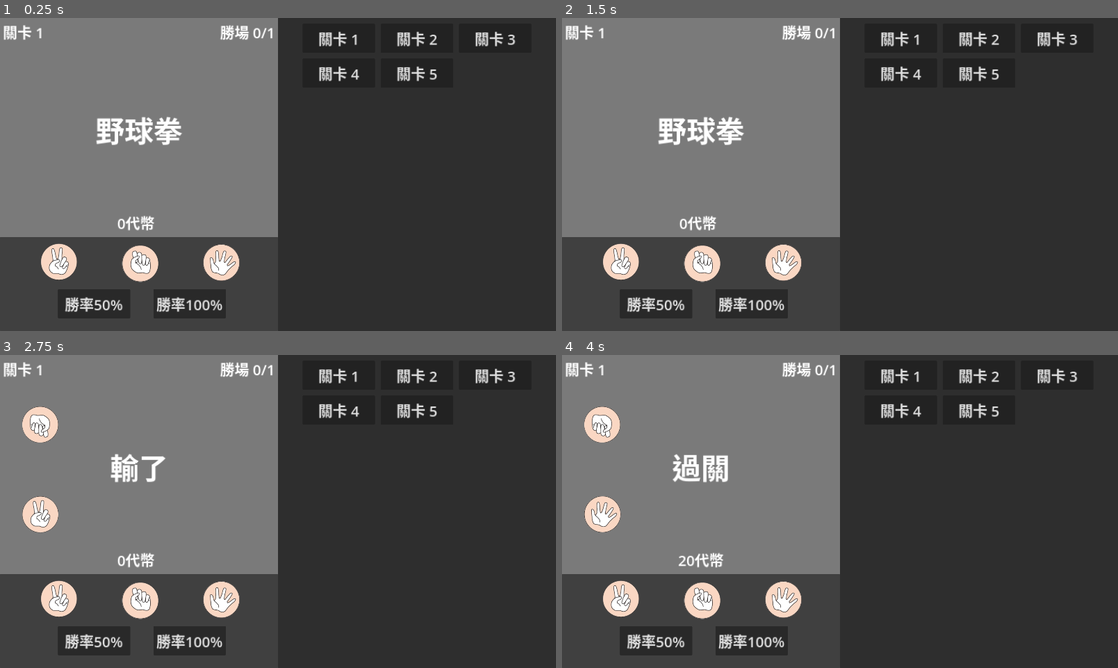
Above: before the commit, frames 1-4 (two rows, left to right).
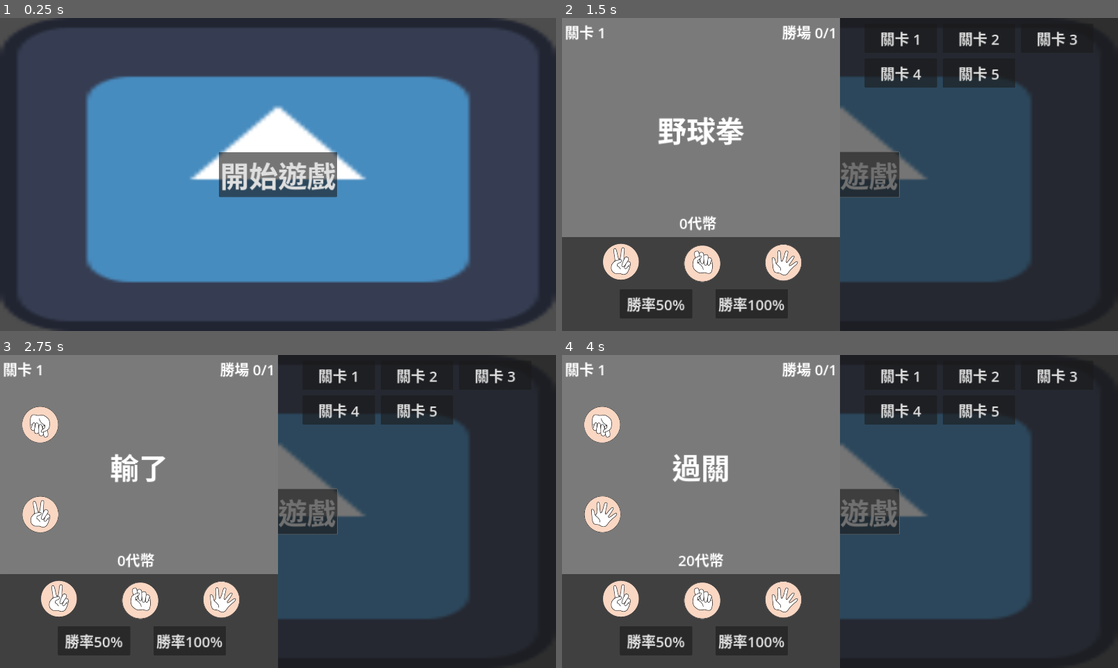
Above: after the commit, the same moments.

Repository: sharkwvt/moragame
Game: Godot game, scene res://start.tscn
Two runs of this game, one before a commit and one after it. Both use one fixed random seed, a clock stepped at 60 frames per second and the inputs below. Before the commit the project starts from res://game.tscn. The engine's default icon, where the game draws it, is replaced by a stand-in: a white triangle on a blue panel in a dark square.
Inputs (mouse positions are in pixels of both pictures, inside the frame that each line leads up to):
- Up to frame 1 (0.25 s): no input
- Up to frame 2 (1.5 s): click (840, 174) at 0.5 s, where only the run after the commit has a clickable "開始遊戲"; click (840, 174) at 1.25 s, where only the run after the commit has a clickable "開始遊戲"
- Up to frame 3 (2.75 s): click (61, 599) at 2 s
- Up to frame 4 (4 s): click (701, 599) at 2.75 s; click (784, 599) at 3.5 s

The runs differ from the first frame. In frame 1, 88% of the frame differs, in the area x 0-100%, y 0-100%; in frame 2, 21%; in frame 3, 21%; in frame 4, 21%.

Commit message:
新增steam腳本

Diff:
--- /dev/null
+++ b/data.gd
@@ -0,0 +1,38 @@
+extends Node
+
+var game_scene = preload("res://game.tscn").instantiate()
+
+var this_platform: String = "steam"
+var steam_api: Object = null
+var steam_id: int
+var steam_name: String
+
+func start_game():
+	get_tree().root.add_child(game_scene)
+
+# steam 初始化
+func initialize_steam() -> void:
+	this_platform = "other"
+	steam_id = 0
+	steam_name = "You"
+
+	if Engine.has_singleton("Steam"):
+		this_platform = "steam"
+		steam_api = Engine.get_singleton("Steam")
+
+		var initialized: Dictionary = steam_api.steamInitEx(false)
+
+		print("[STEAM] 初始化?: %s" % initialized)
+
+		if initialized['status'] > 0:
+			print("Steam初始化失敗, 停用功能: %s" % initialized)
+			steam_api = null
+			return
+
+		steam_id = steam_api.getSteamID()
+		steam_name = steam_api.getPersonaName()
+
+func is_steam_enabled() -> bool:
+	if this_platform == "steam" and steam_api != null:
+		return true
+	return false
--- a/project.godot
+++ b/project.godot
@@ -11,9 +11,13 @@
 [application]
 
 config/name="野球拳"
-run/main_scene="res://game.tscn"
+run/main_scene="res://start.tscn"
 config/features=PackedStringArray("4.3", "GL Compatibility")
 config/icon="res://icon.svg"
+
+[autoload]
+
+Data="*res://data.gd"
 
 [display]
 
--- /dev/null
+++ b/start.gd
@@ -0,0 +1,12 @@
+extends Node
+
+# Called when the node enters the scene tree for the first time.
+func _ready() -> void:
+	Data.initialize_steam()
+
+# Called every frame. 'delta' is the elapsed time since the previous frame.
+func _process(delta: float) -> void:
+	pass
+
+func _on_start_button_pressed() -> void:
+	Data.start_game()
--- /dev/null
+++ b/start.tscn
@@ -0,0 +1,32 @@
+[gd_scene load_steps=3 format=3 uid="uid://bwg6dvrtjky3i"]
+
+[ext_resource type="Script" path="res://start.gd" id="1_upowf"]
+[ext_resource type="Texture2D" uid="uid://vrg4bhj51m5t" path="res://icon.svg" id="2_msn8j"]
+
+[node name="Start" type="Node"]
+script = ExtResource("1_upowf")
+
+[node name="BG" type="TextureRect" parent="."]
+anchors_preset = 15
+anchor_right = 1.0
+anchor_bottom = 1.0
+grow_horizontal = 2
+grow_vertical = 2
+texture = ExtResource("2_msn8j")
+
+[node name="StartButton" type="Button" parent="."]
+anchors_preset = 8
+anchor_left = 0.5
+anchor_top = 0.5
+anchor_right = 0.5
+anchor_bottom = 0.5
+offset_left = -204.0
+offset_top = -74.0
+offset_right = 204.0
+offset_bottom = 74.0
+grow_horizontal = 2
+grow_vertical = 2
+theme_override_font_sizes/font_size = 100
+text = "開始遊戲"
+
+[connection signal="pressed" from="StartButton" to="." method="_on_start_button_pressed"]
Not shown, changed: README.md
